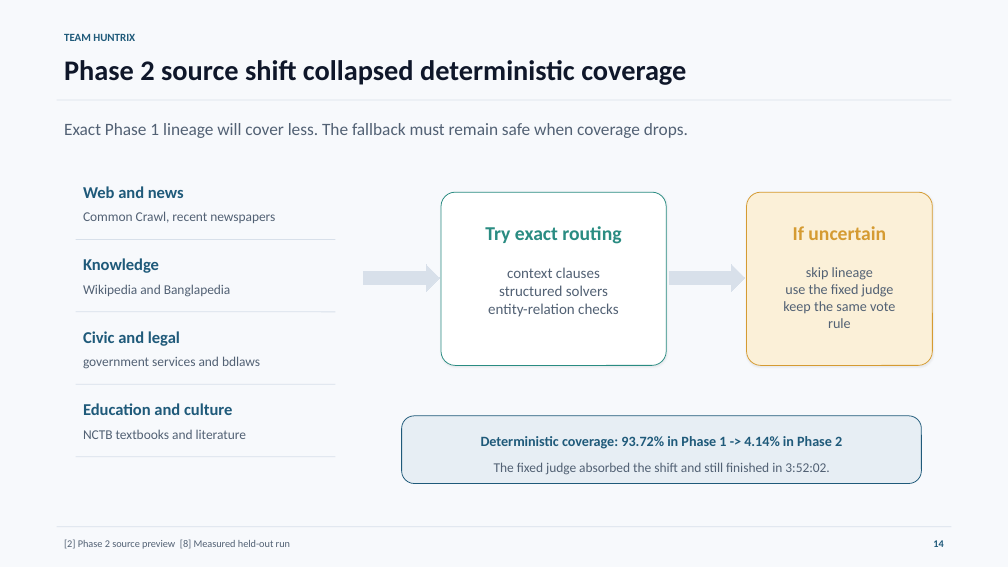
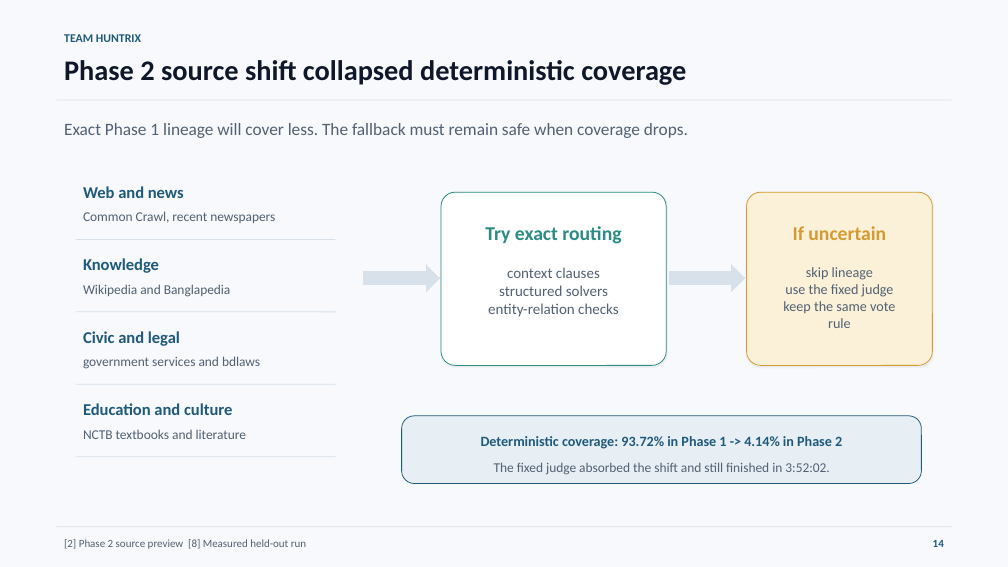
Before and after one commit to Seyamalam/bengali-hallucination-v91-submission, a slide deck: slide 14 of presentation/Huntrix_Final_Presentation.pptx. Drawn at 1008x567 pixels with LibreOffice and Linux fonts; fonts in the diff are those of the drawing. Boxes give left, top, right and bottom in pixels: in the first picture for what was removed or moved away, otherwise in the second. Text is boxed around its words. In the diff, an @@ line names an element or a change of style, - is before the commit and + after.

```diff
--- a/presentation/Huntrix_Final_Presentation.pptx
+++ b/presentation/Huntrix_Final_Presentation.pptx
@@ text "TEAM HUNTRIX" at (x1=64, y1=34, x2=141, y2=42): size 10.5 to 11.2 pt @@
@@ text "[2] Phase 2 source preview ..." at (x1=64, y1=539, x2=306, y2=549): size 9.8 to 10.5 pt @@
```
Also in this commit, not shown: 12 other slides changed, 2 slides added, 2 slides removed, 2 other files.
